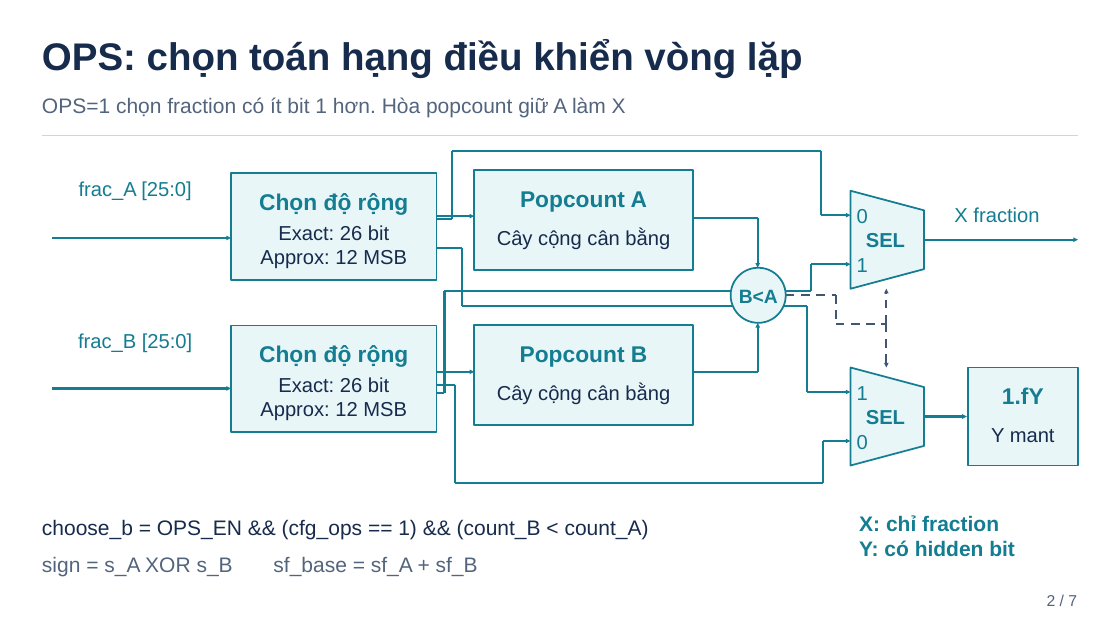
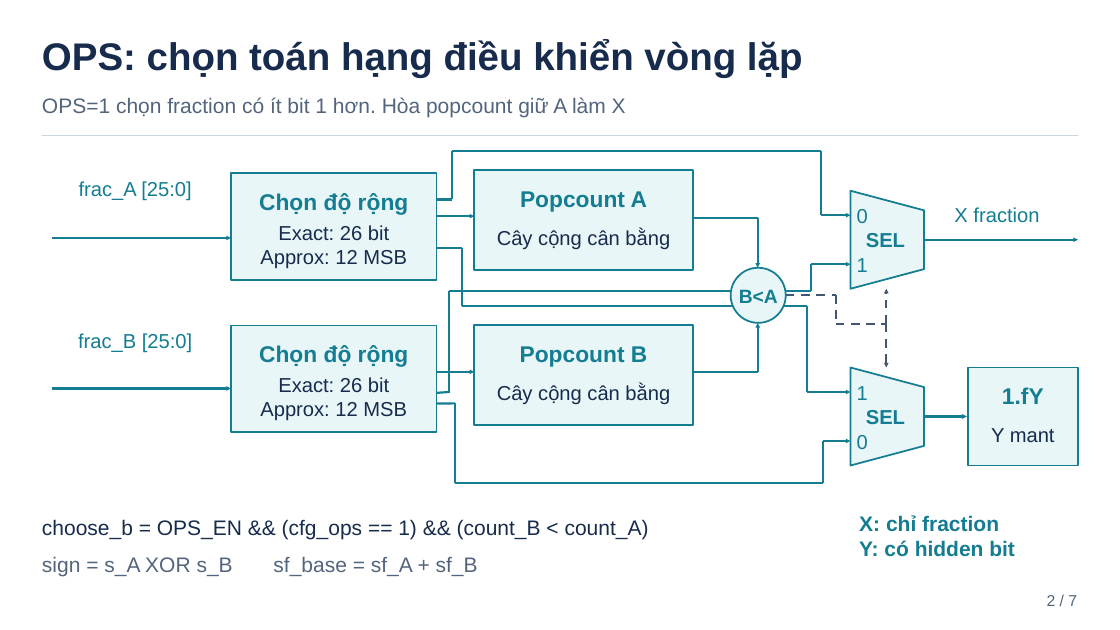
Before and after one commit to huytruong2k5t/Project, a slide deck: slide 2 of Posit_MAC/presentation/DATAPATH_OPS_SAC_SBM_r3.pptx. Drawn at 1120x630 pixels with LibreOffice and Linux fonts; fonts in the diff are those of the drawing. Boxes give left, top, right and bottom in pixels: in the first picture for what was removed or moved away, otherwise in the second. Text is boxed around its words. In the diff, an @@ line names an element or a change of style, - is before the commit and + after.

```diff
--- a/Posit_MAC/presentation/DATAPATH_OPS_SAC_SBM_r3.pptx
+++ b/Posit_MAC/presentation/DATAPATH_OPS_SAC_SBM_r3.pptx
@@ line moved from (453, 218) - (453, 151) to (453, 200) - (453, 151) @@
@@ line moved from (437, 218) - (453, 218) to (437, 200) - (453, 200) @@
@@ line moved from (444, 393) - (444, 292) to (450, 393) - (450, 292) @@
@@ line moved from (444, 292) - (812, 292) to (450, 292) - (812, 292) @@
@@ line moved from (437, 385) - (455, 385) to (434, 404) - (455, 403) @@
@@ line moved from (437, 393) - (444, 393) to (437, 393) - (450, 392) @@
@@ line moved from (455, 385) - (455, 483) to (455, 403) - (455, 483) @@
```
Also in this commit, not shown: 2 other slides changed, 6 other files.
